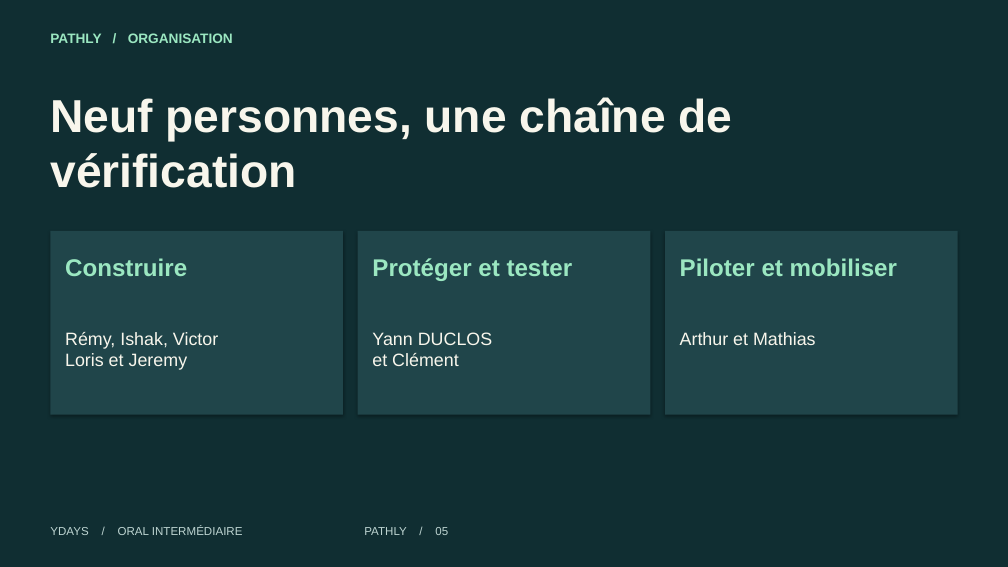
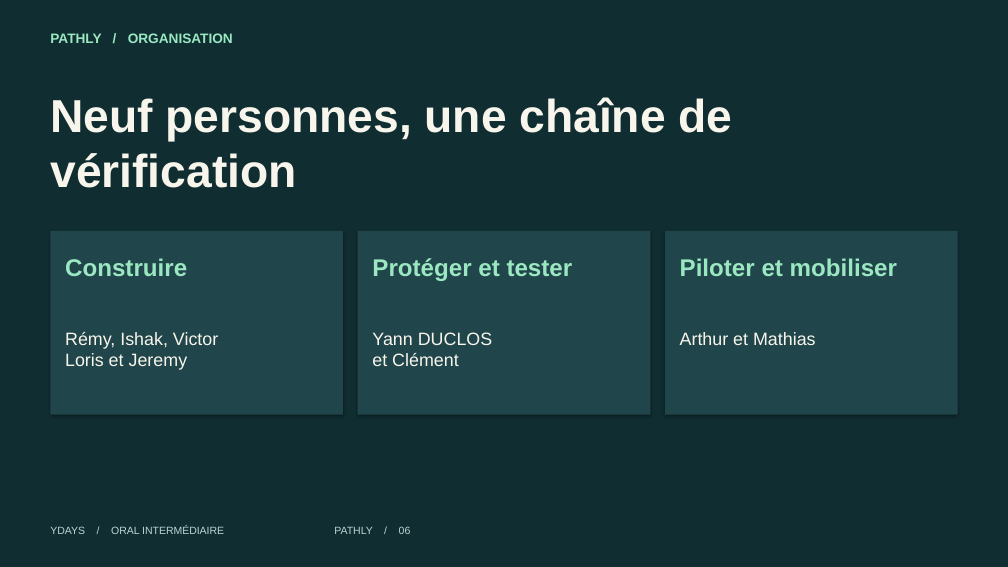
Before and after one commit to Arthurccy/Pathly-v2, a slide deck: slide 6 of docs/pitch/Pitch-Pathly.pptx (slide 5 before the commit). Drawn at 1008x567 pixels with LibreOffice and Linux fonts; fonts in the diff are those of the drawing. Boxes give left, top, right and bottom in pixels: in the first picture for what was removed or moved away, otherwise in the second. Text is boxed around its words. In the diff, an @@ line names an element or a change of style, - is before the commit and + after.

```diff
--- a/docs/pitch/Pitch-Pathly.pptx
+++ b/docs/pitch/Pitch-Pathly.pptx
@@ text at [50,526,411,534]: text changed; size 11 to 10 pt @@
-YDAYS / ORAL INTERMÉDIAIRE PATHLY / 05
+YDAYS / ORAL INTERMÉDIAIRE PATHLY / 06
```
Also in this commit, not shown: 6 other slides changed, 1 slide added, 1 other file.
